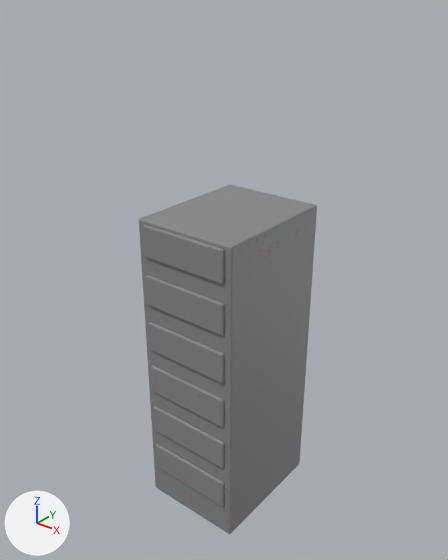
The glTF model unity/Assets/Art/BlenderBaked/prop-server-rack/mesh_prop-server-rack.glb, before and after one commit.
One viewpoint serves both versions: a camera (50 mm lens) standing at (1.89, -2.41, 2.89) and looking at (-0.04, 0.0, 1.39). The axes (+X, +Y, +Z) are drawn at lower left. The lights are the same throughout. The first picture is the older version. Where no turn or scale is listed for an object, it has been applied to the vertices. Vertices at exactly the same position are counted once.

In view in the first picture: 'mesh_prop-server-rack'.
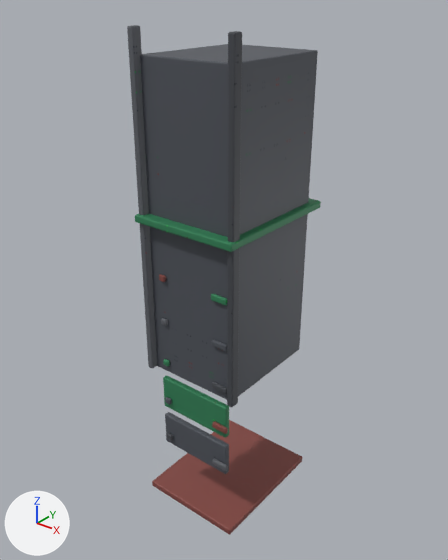
Where the change shows, as pixel boxes [x1, y1, x2, y2] in the pictures (448 x 560 px; the box of a moved part takes in the faces that stretch with it):
'mesh_prop-server-rack', recoloured, reshaped (9% wider, 46% taller)
    before: [139, 185, 317, 534]
    after: [127, 25, 321, 535]
part 1 of me_prop_server_rack, moved or reshaped
    before: [139, 185, 317, 534]
    after: [140, 44, 318, 400]
part 2 of me_prop_server_rack, added
    after: [127, 25, 157, 368]
part 3 of me_prop_server_rack, added
    after: [227, 31, 242, 407]
part 4 of me_prop_server_rack, added
    after: [165, 412, 229, 474]
part 5 of me_prop_server_rack, added
    after: [212, 458, 228, 471]
part 6 of me_prop_server_rack, added (green)
    after: [163, 376, 229, 438]
part 7 of me_prop_server_rack, added
    after: [212, 421, 228, 434]
part 8 of me_prop_server_rack, added
    after: [212, 382, 227, 394]
part 9 of me_prop_server_rack, added
    after: [163, 359, 170, 366]
part 10 of me_prop_server_rack, added
    after: [211, 339, 227, 351]
part 11 of me_prop_server_rack, added
    after: [161, 318, 168, 326]
part 12 of me_prop_server_rack, added
    after: [211, 294, 227, 305]
part 13 of me_prop_server_rack, added
    after: [159, 274, 166, 282]
part 14 of me_prop_server_rack, deleted
    before: [142, 224, 224, 507]
part 15 of me_prop_server_rack, added (green)
    after: [135, 198, 321, 252]
part 16 of me_prop_server_rack, added (brown)
    after: [152, 420, 303, 535]

Diff of the bpy script that builds the scene:
```diff
--- a/unity/Assets/Art/BlenderBaked/prop-server-rack/mesh_prop-server-rack.glb.py
+++ b/unity/Assets/Art/BlenderBaked/prop-server-rack/mesh_prop-server-rack.glb.py
@@ mat_m_prop_server_rack @@
 n1 = _N.new('ShaderNodeOutputMaterial'); n1.name = 'Material Output'
+n3 = _N.new('ShaderNodeMix'); n3.name = 'Mix'
+n3.data_type = 'RGBA'
+n3.blend_type = 'MULTIPLY'
+n3.inputs[0].default_value = 1.0  # 'Factor'
+n4 = _N.new('ShaderNodeVertexColor'); n4.name = 'Color Attribute'
 n2 = _N.new('ShaderNodeTexImage'); n2.name = 'Image Texture'
@@ mat_m_prop_server_rack @@
 n0 = _N.new('ShaderNodeBsdfPrincipled'); n0.name = 'Principled BSDF'
 _L.new(n0.outputs[0], n1.inputs[0])  # 'BSDF' to 'Surface'
-_L.new(n2.outputs[0], n0.inputs[0])  # 'Color' to 'Base Color'
+_L.new(n3.outputs[2], n0.inputs[0])  # 'Result' to 'Base Color'
+_L.new(n4.outputs[0], n3.inputs[7])  # 'Color' to 'B'
+_L.new(n2.outputs[0], n3.inputs[6])  # 'Color' to 'A'
@@ me_prop_server_rack @@
-me_prop_server_rack.from_pydata(...)  # 320 vertices, 612 faces; spans x -0.3..0.3, y -0.39..0.38, z 0.0..1.8
+me_prop_server_rack.from_pydata(...)  # 1512 vertices, 2916 faces; spans x -0.31..0.31, y -0.39..0.39, z 0.02..2.7
+# me_prop_server_rack part 1: the loose piece of 56 vertices spanning x -0.3..0.3, y -0.38..0.38, z 0.0..1.8 is scaled about its middle by (0.903, 0.882, 0.934), then moved by (0.0, 0.0, 0.84)
+# me_prop_server_rack part 2: the loose piece of 56 vertices spanning x -0.3..0.3, y -0.38..0.38, z 0.0..1.8 is copied, and the copy is scaled about its middle by (0.0449, 0.0628, 1), then moved by (-0.29, -0.34, 0.9); it spans x -0.3..-0.27, y -0.37..-0.31, z 0.9..2.7
+# me_prop_server_rack part 3: the loose piece of 56 vertices spanning x -0.3..0.3, y -0.38..0.38, z 0.0..1.8 is copied, and the copy is scaled about its middle by (0.0449, 0.0628, 1), then moved by (0.29, -0.34, 0.9); it spans x 0.27..0.3, y -0.37..-0.31, z 0.9..2.7
+# me_prop_server_rack part 4: the loose piece of 56 vertices spanning x -0.3..0.3, y -0.38..0.38, z 0.0..1.8 is copied, and the copy is scaled about its middle by (0.767, 0.0357, 0.107), then moved by (0.0, -0.31, -0.42); it spans x -0.23..0.23, y -0.33..-0.29, z 0.38..0.58
+# me_prop_server_rack part 5: the loose piece of 56 vertices spanning x -0.3..0.3, y -0.38..0.38, z 0.0..1.8 is copied, and the copy is scaled about its middle by (0.155, 0.0154, 0.0148), then moved by (0.2, -0.34, -0.45); it spans x 0.15..0.25, y -0.35..-0.33, z 0.43..0.47
+# me_prop_server_rack part 6: the loose piece of 56 vertices spanning x -0.3..0.3, y -0.38..0.38, z 0.0..1.8 is copied, and the copy is scaled about its middle by (0.767, 0.0357, 0.107), then moved by (0.0, -0.31, -0.16); it spans x -0.23..0.23, y -0.33..-0.29, z 0.64..0.84
+# me_prop_server_rack part 7: the loose piece of 56 vertices spanning x -0.3..0.3, y -0.38..0.38, z 0.0..1.8 is copied, and the copy is scaled about its middle by (0.155, 0.0154, 0.0148), then moved by (0.2, -0.34, -0.19); it spans x 0.15..0.25, y -0.35..-0.33, z 0.69..0.73
+# me_prop_server_rack part 8: the loose piece of 56 vertices spanning x -0.3..0.3, y -0.38..0.38, z 0.0..1.8 is copied, and the copy is scaled about its middle by (0.155, 0.0154, 0.0148), then moved by (0.2, -0.34, 0.07); it spans x 0.15..0.25, y -0.35..-0.33, z 0.95..0.99
+# me_prop_server_rack part 9: the loose piece of 56 vertices spanning x -0.3..0.3, y -0.38..0.38, z 0.0..1.8 is copied, and the copy is scaled about its middle by (0.0534, 0.0154, 0.0148), then moved by (-0.18, -0.34, 0.07); it spans x -0.2..-0.16, y -0.35..-0.33, z 0.95..0.99
+# me_prop_server_rack part 10: the loose piece of 56 vertices spanning x -0.3..0.3, y -0.38..0.38, z 0.0..1.8 is copied, and the copy is scaled about its middle by (0.155, 0.0154, 0.0148), then moved by (0.2, -0.34, 0.33); it spans x 0.15..0.25, y -0.35..-0.33, z 1.21..1.25
+# me_prop_server_rack part 11: the loose piece of 56 vertices spanning x -0.3..0.3, y -0.38..0.38, z 0.0..1.8 is copied, and the copy is scaled about its middle by (0.0534, 0.0154, 0.0148), then moved by (-0.18, -0.34, 0.33); it spans x -0.2..-0.16, y -0.35..-0.33, z 1.21..1.25
+# me_prop_server_rack part 12: the loose piece of 56 vertices spanning x -0.3..0.3, y -0.38..0.38, z 0.0..1.8 is copied, and the copy is scaled about its middle by (0.155, 0.0154, 0.0148), then moved by (0.2, -0.34, 0.59); it spans x 0.15..0.25, y -0.35..-0.33, z 1.47..1.51
+# me_prop_server_rack part 13: the loose piece of 56 vertices spanning x -0.3..0.3, y -0.38..0.38, z 0.0..1.8 is copied, and the copy is scaled about its middle by (0.0534, 0.0154, 0.0148), then moved by (-0.18, -0.34, 0.59); it spans x -0.2..-0.16, y -0.35..-0.33, z 1.47..1.51
+# me_prop_server_rack part 14: 6 loose pieces with 264 vertices, spanning x -0.26..0.26, y -0.39..-0.37, z 0.2..1.78, are deleted
+# me_prop_server_rack part 15: 448 vertices added at x -0.31..0.31, y -0.39..0.39, z 1.52..1.82
+# me_prop_server_rack part 16: 56 vertices added at x -0.31..0.31, y -0.39..0.39, z 0.02..0.06
+# other edits to the shape of me_prop_server_rack do not show in these pictures
 me_prop_server_rack.materials.append(mat_m_prop_server_rack)
```
